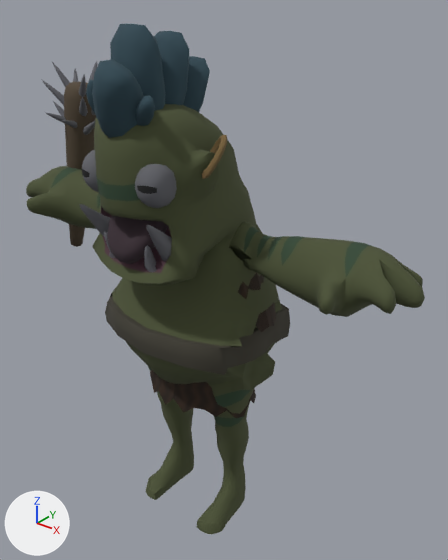
The glTF model godot/assets/gorge-mobs/fang_warrior.glb: old version first, new version second.
Both versions are drawn from a camera (50 mm lens) standing at (1.64, -1.88, 2.43) and looking at (0.08, 0.07, 1.22). Every picture has the same lights, and +X, +Y and +Z are marked at lower left. The first picture is the older version. Vertices at exactly the same position are counted once.

The first picture shows 'FurKilt', 'FurMantle', 'Orc', 'Orc_Weapon'.
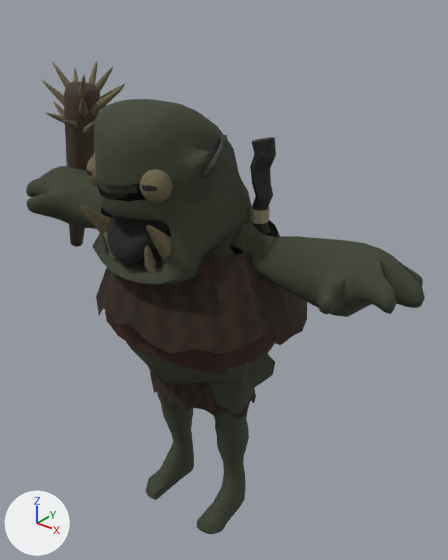
Pixel boxes (x1, y1, x2, y2) of what changed, in the pictures (448 x 560 px):
'Orc', reshaped (15% shorter)
    before: (26, 24, 425, 534)
    after: (26, 99, 425, 534)
'FurMantle', reshaped
    before: (229, 247, 276, 332)
    after: (96, 220, 307, 354)
'TempleBraid.001', added
    after: (250, 137, 276, 235)
'BraidClasp.001', added
    after: (250, 206, 270, 224)
part 2 of me_cube_026, rebuilt (17% narrower, 23% shorter)
    before: (82, 150, 99, 192)
    after: (86, 155, 100, 187)
part 3 of me_cube_026, rebuilt (21% narrower, 22% shorter)
    before: (135, 164, 177, 208)
    after: (139, 169, 172, 203)
part 4 of me_cube_026, added
    after: (98, 179, 138, 194)
part 5 of me_cube_026, deleted (blue)
    before: (86, 24, 210, 138)
part 6 of me_cube_026, deleted
    before: (96, 175, 140, 201)
part 7 of me_cube_026, recoloured
    both: (26, 104, 423, 534)
part 8 of me_cube_026, recoloured
    before: (105, 293, 290, 375)
    after: (105, 310, 274, 375)
part 9 of me_cube_026, recoloured
    both: (79, 204, 172, 273)
part 10 of me_cube_026, recoloured
    before: (101, 207, 171, 273)
    after: (101, 184, 171, 273)
part 11 of me_cube_026, recoloured (brown to black)
    both: (202, 135, 227, 179)
part 12 of me_cylinder_008, surface changed
    before: (42, 61, 98, 170)
    after: (42, 61, 125, 171)

Edits to the bpy script that builds the scene:
```text
Add mat_fang_charcoal:
    mat_fang_charcoal = principled_material('Fang charcoal')
    mat_fang_charcoal.texture = img_fang_charcoal
    mat_fang_charcoal.roughness = 0.88
Add mat_fang_dark_iron:
    mat_fang_dark_iron = principled_material('Fang dark iron')
    mat_fang_dark_iron.texture = img_fang_dark_iron
    mat_fang_dark_iron.metallic = 0.75
    mat_fang_dark_iron.roughness = 0.66
Add mat_fang_old_bone:
    mat_fang_old_bone = principled_material('Fang old bone')
    mat_fang_old_bone.texture = img_fang_old_bone
    mat_fang_old_bone.roughness = 0.88
Add mat_fang_olive_skin:
    mat_fang_olive_skin = principled_material('Fang olive skin')
    mat_fang_olive_skin.texture = img_fang_olive_skin
    mat_fang_olive_skin.roughness = 0.88
Add mat_fang_oxide:
    mat_fang_oxide = principled_material('Fang oxide')
    mat_fang_oxide.texture = img_fang_oxide
    mat_fang_oxide.roughness = 0.88
Change me_furmantle:
    remove me_furmantle.from_pydata(...)  # 64 vertices, 64 faces; spans x -0.38..0.38, y -0.24..0.24, z 1.101..1.48
    add me_furmantle.from_pydata(...)  # 64 vertices, 64 faces; spans x -0.5..0.5, y -0.43..0.43, z 1.101..1.48
    me_furmantle part 1: the whole mesh is multiplied about its middle by the matrix ((1.316, 0.0, 0.0), (0.0, 1.792, 0.0), (0.0, 0.0, 1.0))
Change me_cube_026:
    remove me_cube_026.from_pydata(...)  # 3243 vertices, 6336 faces; spans x -1.03..1.01, y -0.52..0.26, z -0.01..2.3
    add me_cube_026.from_pydata(...)  # 2937 vertices, 5744 faces; spans x -1.03..1.01, y -0.49..0.26, z -0.01..2.03
    me_cube_026 part 2: the loose piece of 186 vertices spanning x -0.2..-0.07, y -0.46..-0.3, z 1.7..1.87 is rebuilt with 186 vertices and now spans x -0.19..-0.08, y -0.44..-0.32, z 1.72..1.85
    me_cube_026 part 3: the loose piece of 186 vertices spanning x 0.07..0.2, y -0.46..-0.3, z 1.7..1.87 is rebuilt with 186 vertices and now spans x 0.08..0.19, y -0.44..-0.32, z 1.72..1.85
    me_cube_026 part 4: a new loose piece of 15 vertices spanning x -0.13..0.07, y -0.47..-0.41, z 1.74..1.8, in mat_fang_olive_skin (picture img_fang_olive_skin)
    me_cube_026 part 5: 6 loose pieces with 318 vertices, spanning x -0.15..0.18, y -0.52..0.02, z 1.86..2.3, are deleted
    me_cube_026 part 6: 3 vertices removed from x -0.07..0.07, y -0.49..-0.47, z 1.75..1.76
    me_cube_026 part 7: 4096 faces spanning x -1.03..1.01, y -0.49..0.26, z -0.01..2.03 switch from mat_atlas (picture img_atlas_monsters) to mat_fang_olive_skin (picture img_fang_olive_skin)
    me_cube_026 part 8: 200 faces spanning x -0.38..0.38, y -0.37..0.26, z 0.99..1.13 switch from mat_atlas (picture img_atlas_monsters) to mat_fang_oxide (picture img_fang_oxide)
    me_cube_026 part 9: 288 faces spanning x -0.21..0.21, y -0.48..-0.27, z 1.41..1.67 switch from mat_atlas (picture img_atlas_monsters) to mat_fang_old_bone (picture img_fang_old_bone)
    me_cube_026 part 10: 264 faces spanning x -0.19..0.19, y -0.46..-0.21, z 1.43..1.73 switch from mat_atlas (picture img_atlas_monsters) to mat_fang_charcoal (picture img_fang_charcoal)
    me_cube_026 part 11: 144 faces spanning x 0.23..0.32, y -0.29..-0.16, z 1.8..1.94 switch from mat_atlas (picture img_atlas_monsters) to mat_fang_dark_iron (picture img_fang_dark_iron)
Change me_cylinder_008:
    where me_cylinder_008.from_pydata(...)  # 593 vertices, 1008 faces; spans x -0.944..-0.553, y -0.116..0.265, z 1.154..2.09
    me_cylinder_008 part 12: texture (UV) coordinates of 1008 of 1008 faces, centred in x -0.93..-0.567, y -0.096..0.247, z 1.163..2.067, changed; they spanned u 0.3..0.33, v 0.61..0.61 and now span u -0.98..1.8, v -0.98..1.89
Add ob_templebraid_001:
    ob_templebraid_001 = bpy.data.objects.new('TempleBraid.001', me_templebraid_001)  # 64 vertices, 124 faces; spans x 0.231..0.334, y 0.015..0.105, z 1.486..1.889; in mat_fang_braids (picture img_fang_braids)
    ob_templebraid_001.location = (0.0, 0.0, 0.0)
Add ob_braidclasp_001:
    ob_braidclasp_001 = bpy.data.objects.new('BraidClasp.001', me_braidclasp_001)  # 16 vertices, 28 faces; spans x 0.2319..0.3139, y 0.019..0.101, z 1.5499..1.6051; in mat_fang_braid_bone (picture img_fang_braid_bone)
    ob_braidclasp_001.location = (0.0, 0.0, 0.0)
```
